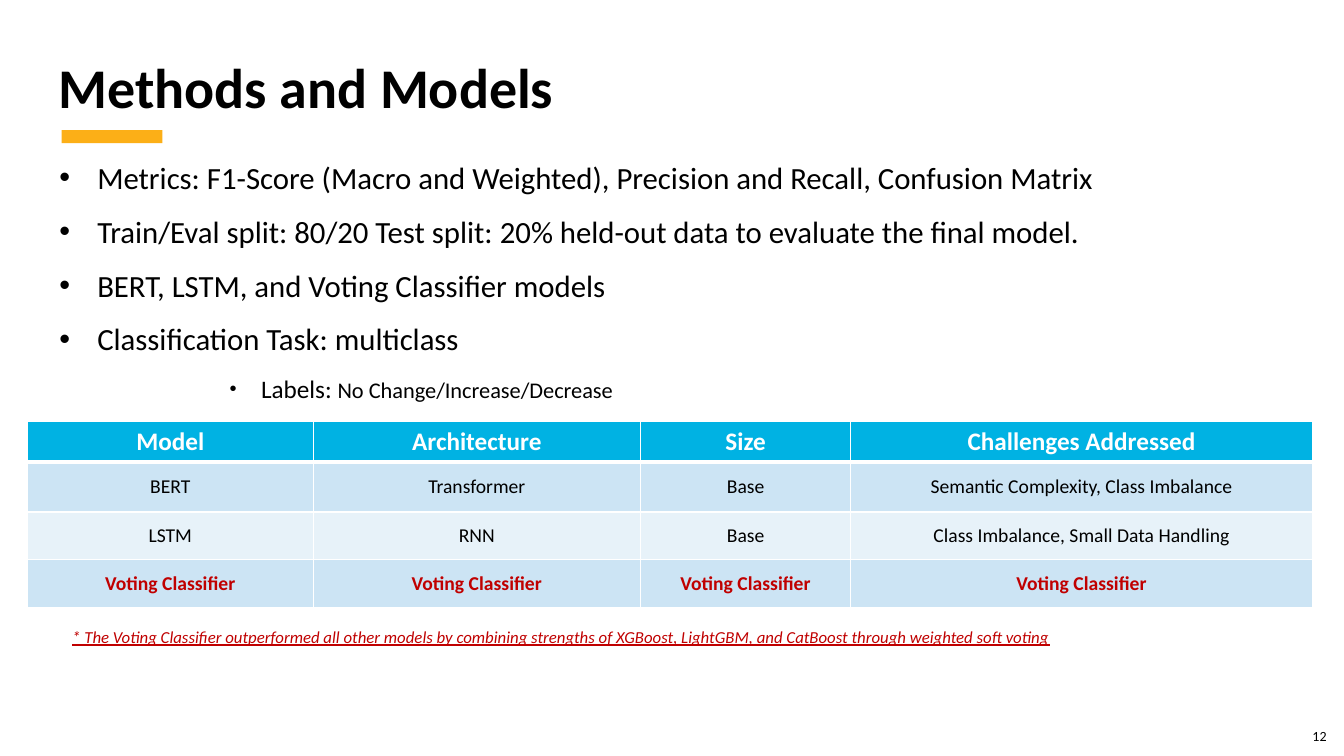
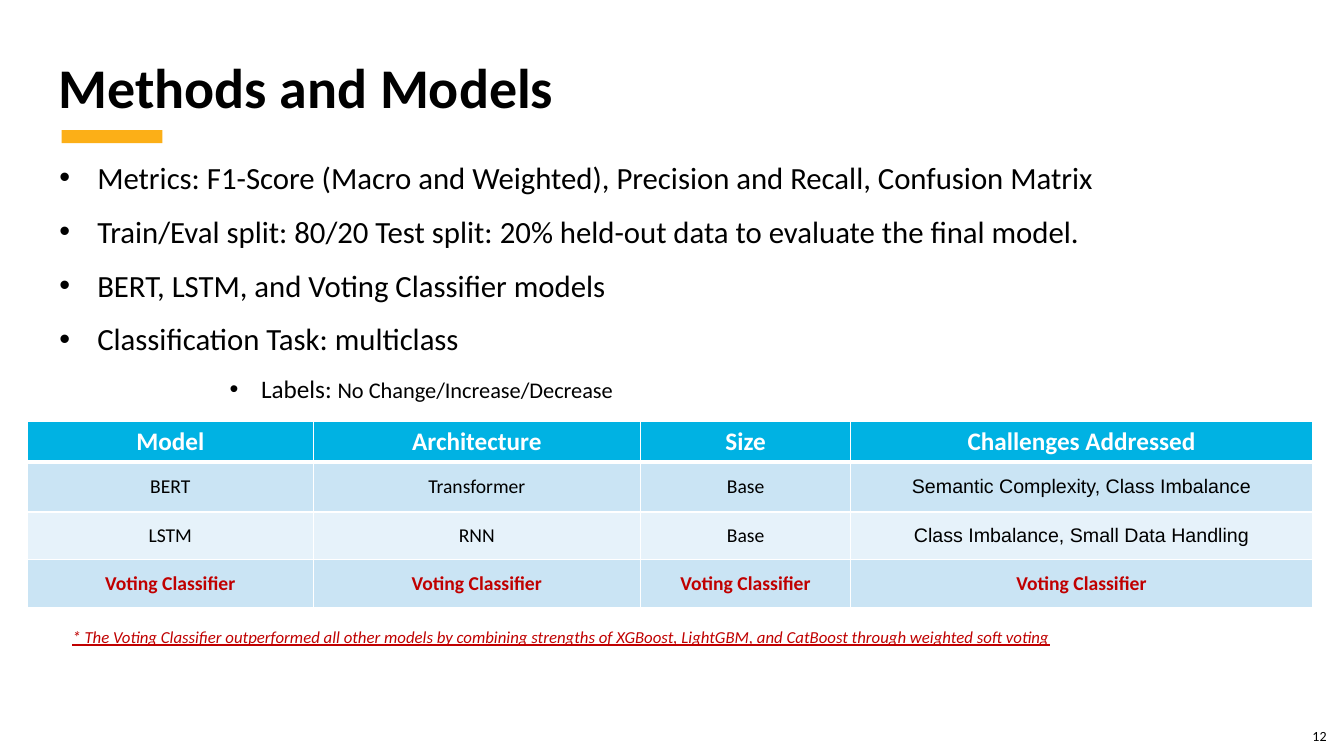
Before and after one commit to kubernetes-world/3666-ANLP-Predicting-ECB-Monetary-Policy, a slide deck: slide 12 of 3666 ANLP - Predicting ECB Monetary Policy.Final Project.pptx. Drawn at 1344x756 pixels with LibreOffice and Linux fonts; fonts in the diff are those of the drawing; background and template pictures are left out. Boxes give left, top, right and bottom in pixels: in the first picture for what was removed or moved away, otherwise in the second. Text is boxed around its words. In the diff, an @@ line names an element or a change of style, - is before the commit and + after.

```diff
--- a/3666 ANLP - Predicting ECB Monetary Policy.Final Project.pptx
+++ b/3666 ANLP - Predicting ECB Monetary Policy.Final Project.pptx
@@ text "Metrics: F1-Score (Macro and Weighted), ..." at [97, 166, 1092, 402]: less space between paragraphs; more space between paragraphs @@
@@ table at [27, 421, 1314, 752] @@
@@ fill #CCE4F4 to #CAE4F4 in 8 cells @@
@@ fill #E7F2FA to #E6F2FA in row 3 @@
@@ font Calibri to Arial in "Semantic Complexity, Class Imbalance", "Class Imbalance, Small Data Handling" @@
```
Also in this commit, not shown: 14 other slides changed.
